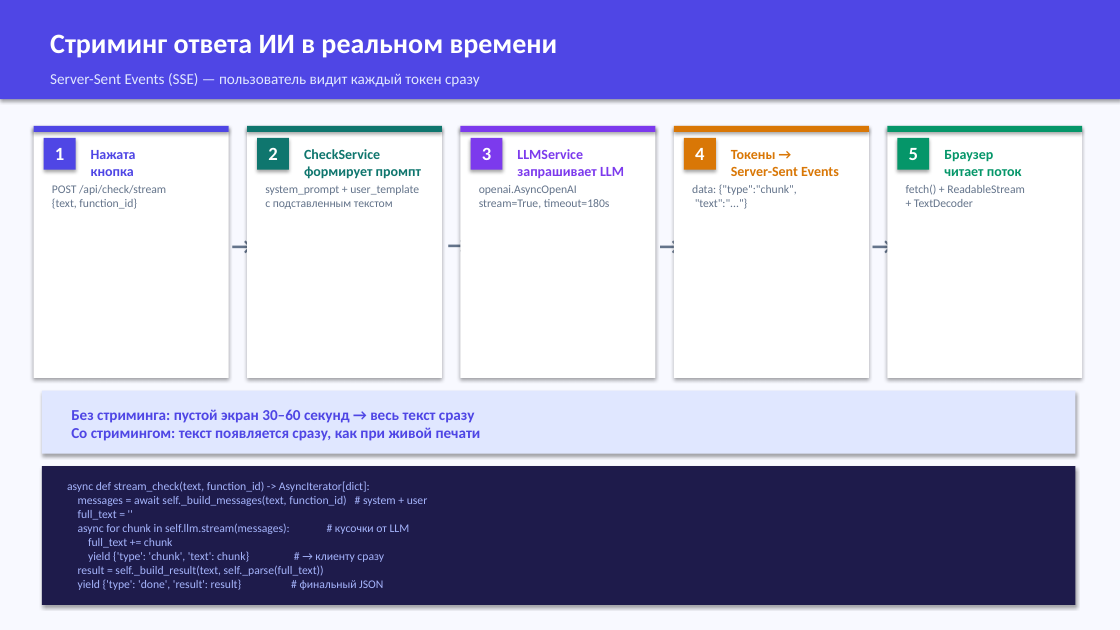
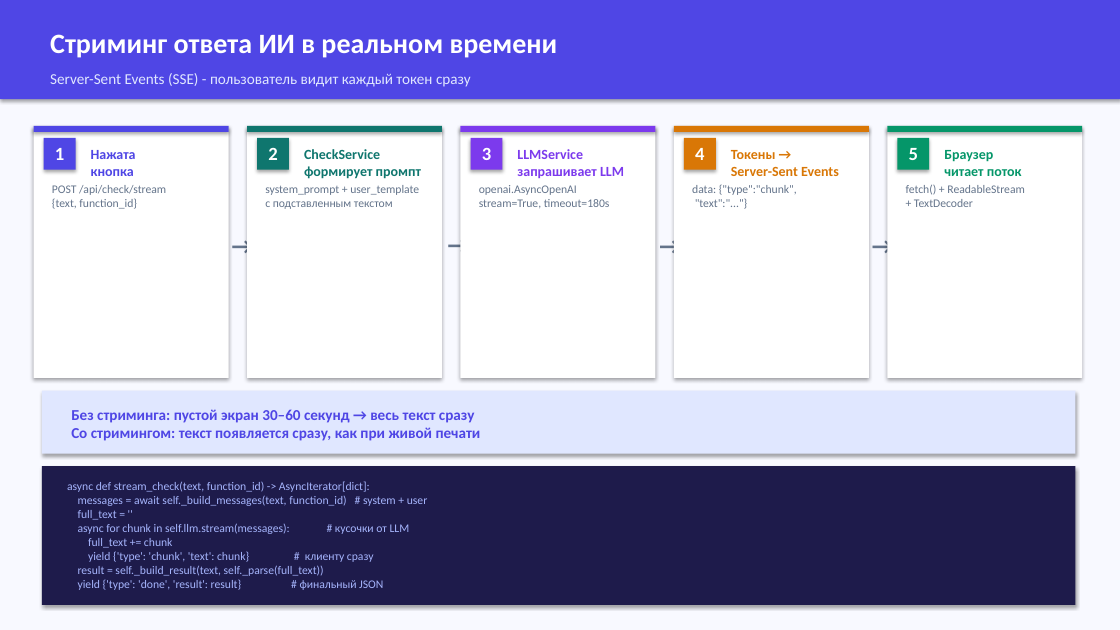
Before and after one commit to KatyaDolgova/russian-handwriting-checker, a slide deck: slide 9 of russian-handwriting-checker-new/RusYazyk_AI_v2.pptx. Drawn at 1120x630 pixels with LibreOffice and Linux fonts; fonts in the diff are those of the drawing. Boxes give left, top, right and bottom in pixels: in the first picture for what was removed or moved away, otherwise in the second. Text is boxed around its words. In the diff, an @@ line names an element or a change of style, - is before the commit and + after.

```diff
--- a/russian-handwriting-checker-new/RusYazyk_AI_v2.pptx
+++ b/russian-handwriting-checker-new/RusYazyk_AI_v2.pptx
@@ text at [50,73,471,87]: text changed @@
-Server-Sent Events (SSE) — пользователь видит каждый токен сразу
+Server-Sent Events (SSE) - пользователь видит каждый токен сразу
@@ text at [67,481,428,590]: text changed @@
-async def stream_check(text, function_id) -> AsyncIterator[dict]:
-messages = await self._build_messages(text, function_id) # system + user
-full_text = ''
-async for chunk in self.llm.stream(messages): # кусочки от LLM
-full_text += chunk
-yield {'type': 'chunk', 'text': chunk} # → клиенту сразу
-result = self._build_result(text, self._parse(full_text))
-yield {'type': 'done', 'result': result} # финальный JSON
+async def stream_check(text, function_id) -> AsyncIterator[dict]:
+messages = await self._build_messages(text, function_id) # system + user
+full_text = ''
+async for chunk in self.llm.stream(messages): # кусочки от LLM
+full_text += chunk
+yield {'type': 'chunk', 'text': chunk} # клиенту сразу
+result = self._build_result(text, self._parse(full_text))
+yield {'type': 'done', 'result': result} # финальный JSON
```
Also in this commit, not shown: 15 other slides changed, 8 other files.
